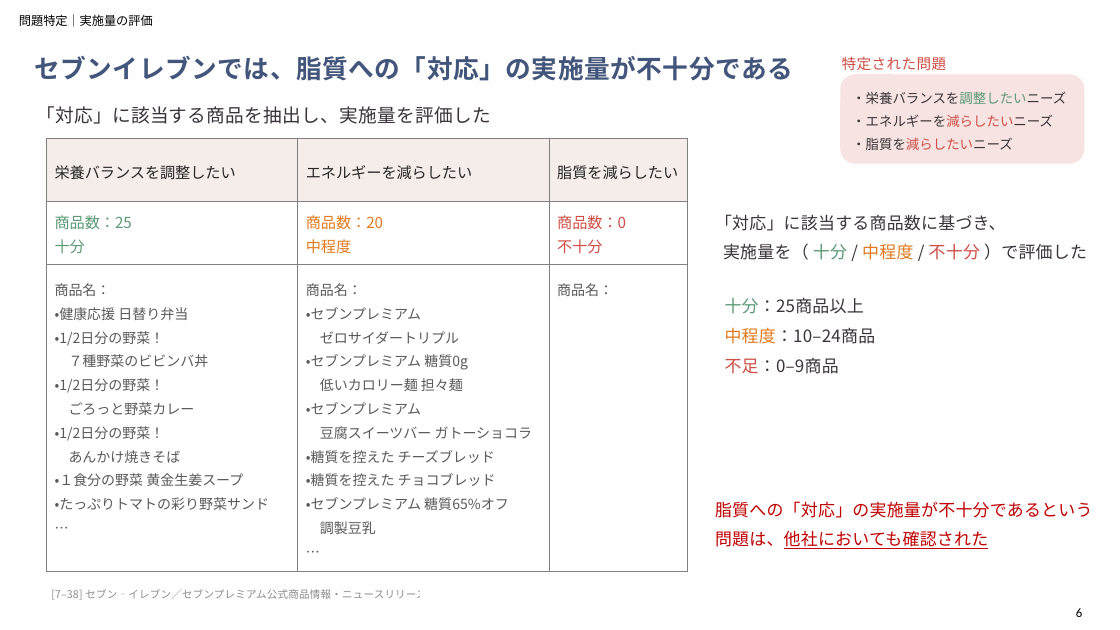
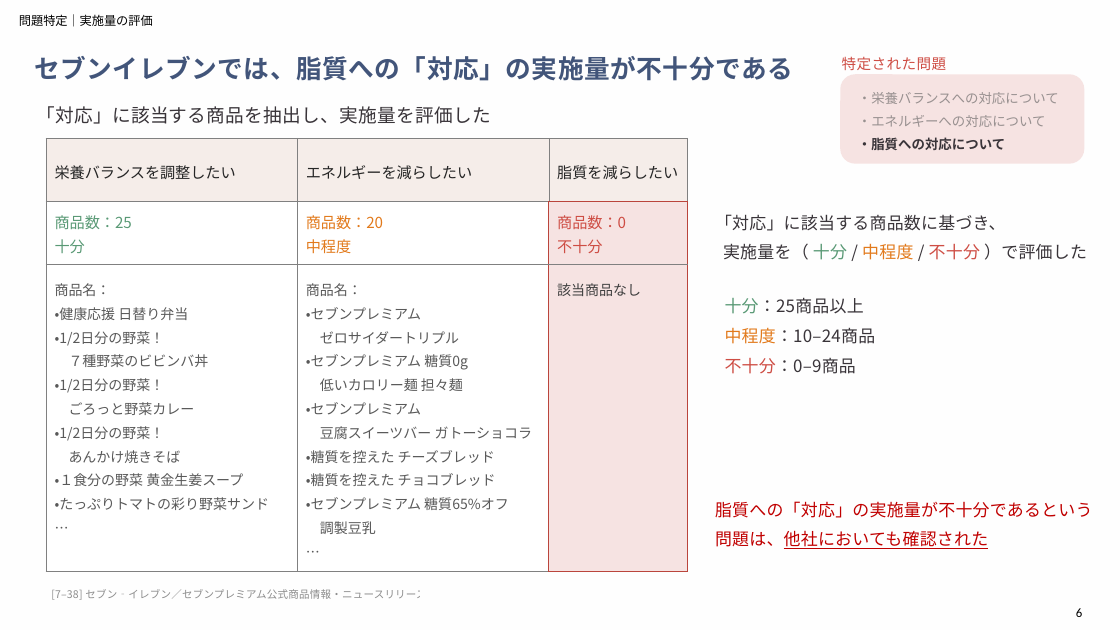
Before and after one commit to aoiseki0415/Accenture_CEO, a slide deck: slide 6 of 提出物一覧/アクセンチュア_最終報告（作成中）.pptx. Drawn at 1120x630 pixels with LibreOffice and Linux fonts; fonts in the diff are those of the drawing. Boxes give left, top, right and bottom in pixels: in the first picture for what was removed or moved away, otherwise in the second. Text is boxed around its words. In the diff, an @@ line names an element or a change of style, - is before the commit and + after.

```diff
--- a/提出物一覧/アクセンチュア_最終報告（作成中）.pptx
+++ b/提出物一覧/アクセンチュア_最終報告（作成中）.pptx
@@ text at (x1=858, y1=92, x2=1059, y2=150): text changed; text colour #393439 to #595959 at 60% opacity @@
-・栄養バランスを調整したいニーズ
-・エネルギーを減らしたいニーズ
-・脂質を減らしたいニーズ
+・栄養バランスへの対応について
+・エネルギーへの対応について
+・脂質への対応について
@@ table at (x1=46, y1=139, x2=687, y2=572) @@
-row 3, column 3: 商品名：
+row 3, column 3: 該当商品なし
@@ fill #FFFFFF to #CE4D44 at 15% opacity in 2 cells @@
@@ borders changed @@
@@ text at (x1=725, y1=358, x2=856, y2=374): text changed @@
-不足：0–9商品
+不十分：0–9商品
```
Also in this commit, not shown: 9 other slides changed.
